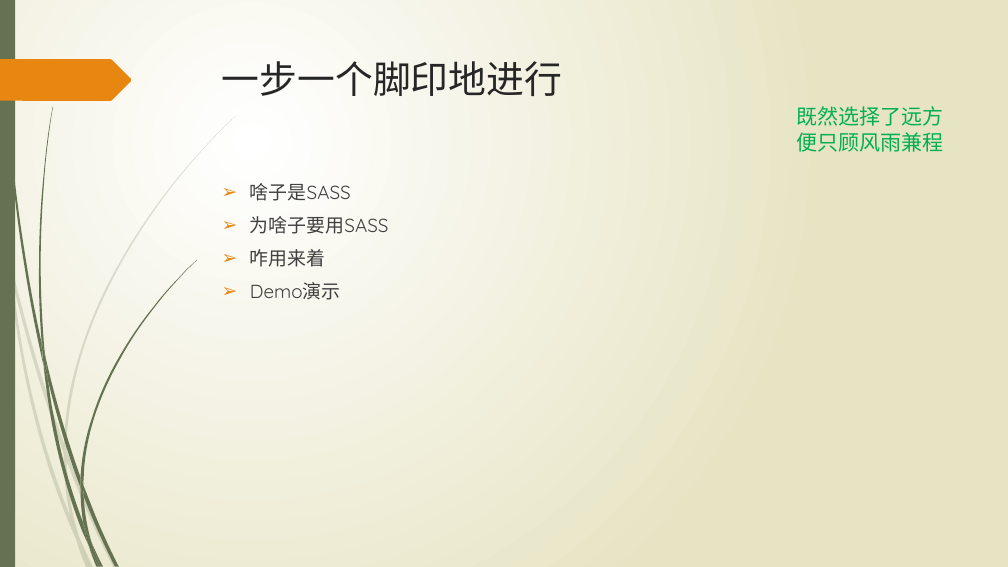
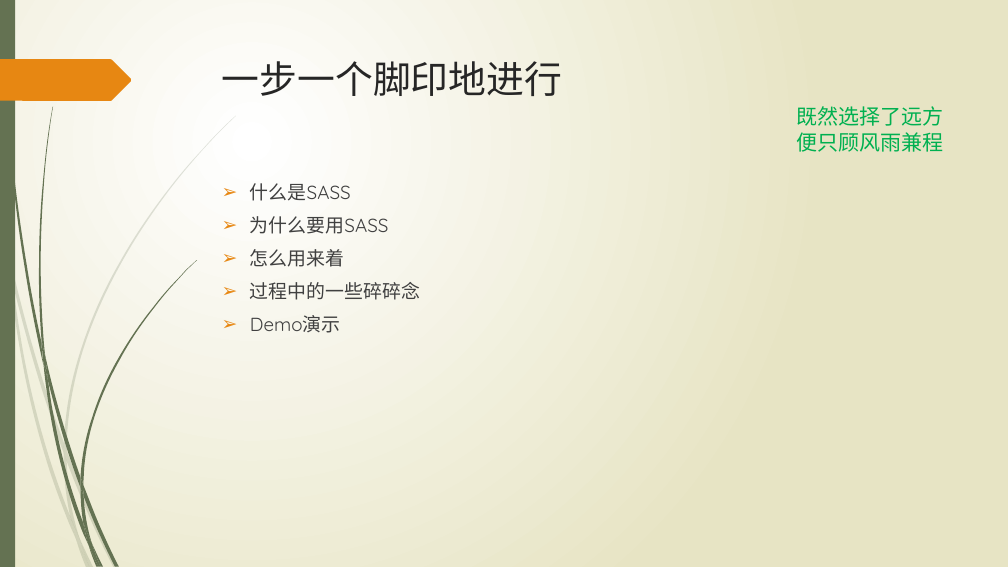
Before and after one commit to wangweihui/sassdemo, a slide deck: slide 3 of SASS愈行愈远.pptx. Drawn at 1008x567 pixels with LibreOffice and Linux fonts; fonts in the diff are those of the drawing. Boxes give left, top, right and bottom in pixels: in the first picture for what was removed or moved away, otherwise in the second. Text is boxed around its words. In the diff, an @@ line names an element or a change of style, - is before the commit and + after.

```diff
--- a/SASS愈行愈远.pptx
+++ b/SASS愈行愈远.pptx
@@ text at bbox=[250, 183, 420, 300]: text changed @@
-➢ 啥子是SASS
-➢ 为啥子要用SASS
-➢ 咋用来着
+➢ 什么是SASS
+➢ 为什么要用SASS
+➢ 怎么用来着
+➢ 过程中的一些碎碎念
```
Also in this commit, not shown: 4 other slides changed.
